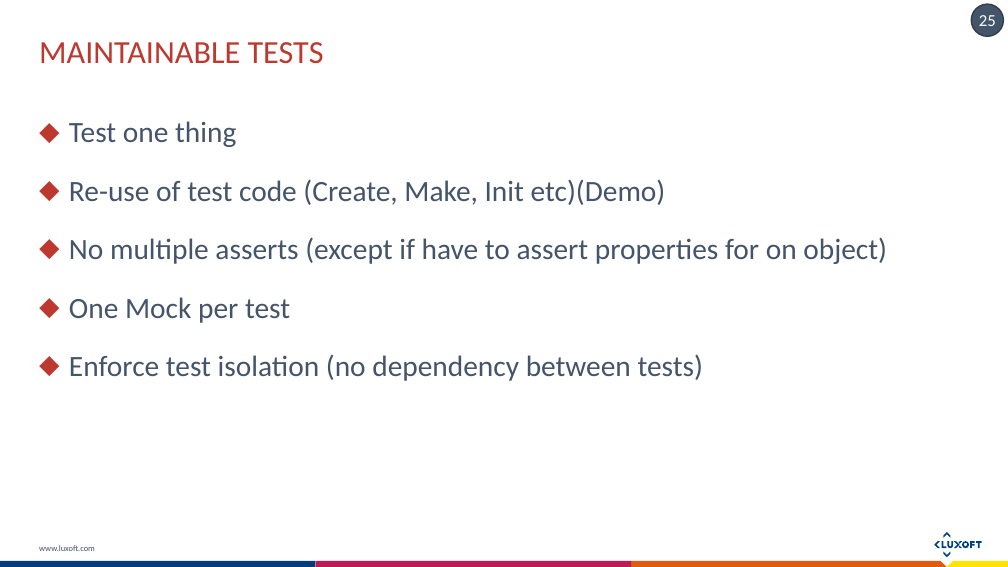
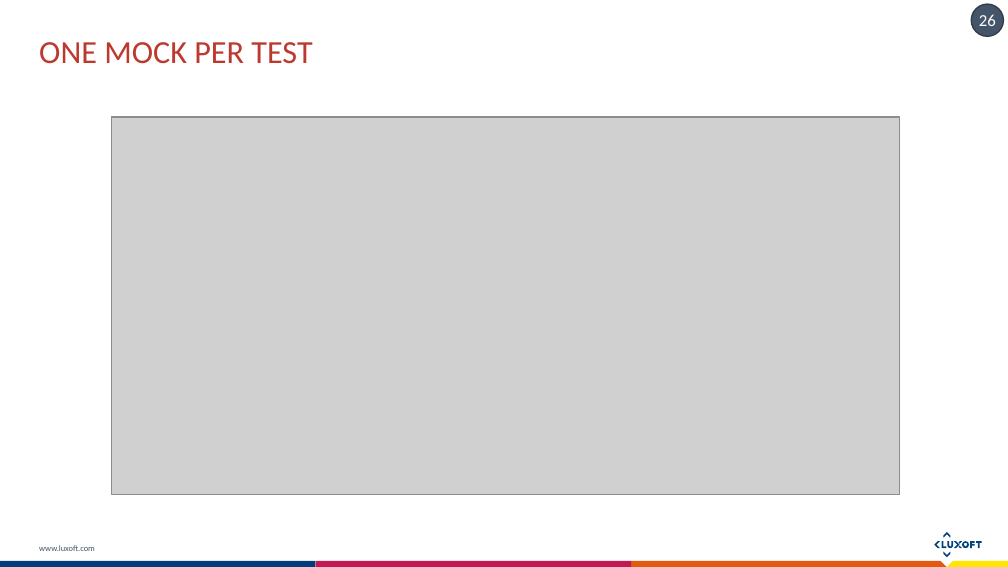
Before and after one commit to exiton3/Unit-tests-Best-Practices-Samples, a slide deck: slide 26 of Docs/Unit testing Bests practices.pptx (slide 25 before the commit). Drawn at 1008x567 pixels with LibreOffice and Linux fonts; fonts in the diff are those of the drawing; grey boxes stand for pictures. Boxes give left, top, right and bottom in pixels: in the first picture for what was removed or moved away, otherwise in the second. Text is boxed around its words. In the diff, an @@ line names an element or a change of style, - is before the commit and + after.

Commit message:
Maintainable tests

```diff
--- a/Docs/Unit testing Bests practices.pptx
+++ b/Docs/Unit testing Bests practices.pptx
@@ page number at (x1=979, y1=14, x2=996, y2=26): text changed @@
-25
+26
@@ title at (x1=39, y1=42, x2=312, y2=64): text changed @@
-MAINTAINABLE TESTS
+ONE MOCK PER TEST
@@ picture added at (x1=112, y1=117, x2=899, y2=495) @@
@@ text removed at (x1=69, y1=121, x2=887, y2=381) @@
-⬥ Test one thing
-⬥ Re-use of test code (Create, Make, Init etc)(Demo)
-⬥ No multiple asserts (except if have to assert properties for on object)
-⬥ One Mock per test
-⬥ Enforce test isolation (no dependency between tests)
```
Also in this commit, not shown: 1 slide added, 4 other files.
